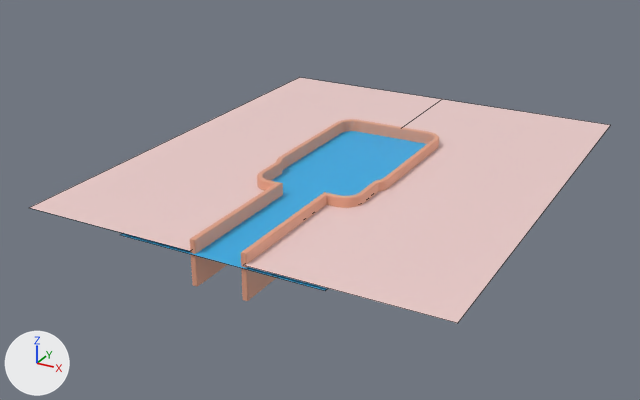
What one commit did to the FBX model Assets/Models/map_2.fbx.
Both versions are drawn from a camera (50 mm lens) standing at (56.6, -109.5, 49.1) and looking at (-3.7, 0.1, -5.7). The axes (+X, +Y, +Z) are drawn at lower left. The lights are the same throughout. The older version comes first. Mesh edges are drawn as thin lines on the coarser meshes.

Names of what the first picture shows: 'ground_2', 'map_2', 'water_surface'.
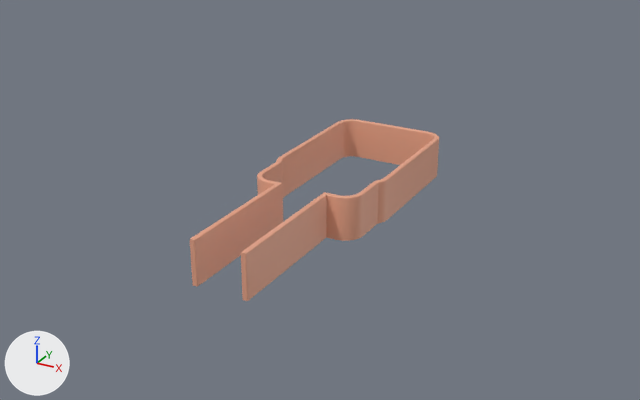
Where the change shows, as pixel boxes [x1, y1, x2, y2] in the pictures (640 x 400 px):
'ground_2', deleted (pale pink)
    before: [29, 77, 610, 323]
'water_surface', deleted (blue)
    before: [121, 131, 427, 291]

The change, as a diff of the scene's bpy script:
```diff
--- a/Assets/Models/map_2.fbx.py
+++ b/Assets/Models/map_2.fbx.py
@@ ob_ground_2 @@
-ob_ground_2 = bpy.data.objects.new('ground_2', me_plane_002)
-ob_ground_2.location = (0.0, 0.0, 0.0)
@@ ob_water_surface @@
-ob_water_surface = bpy.data.objects.new('water_surface', me_plane)
-ob_water_surface.location = (0.0, 0.0, 0.0)
```
